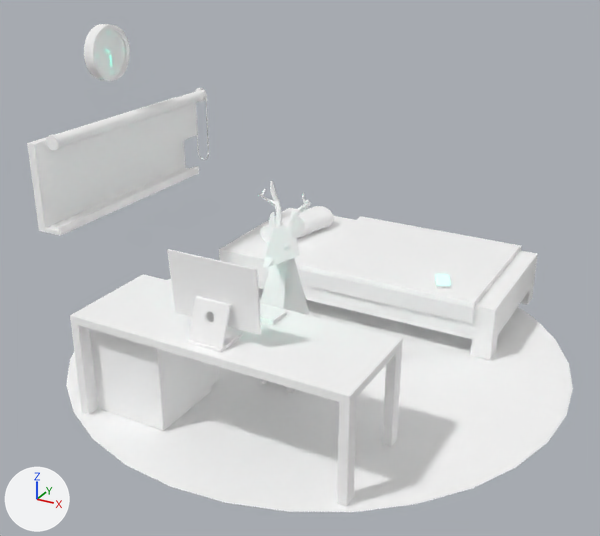
Before and after pictures for a commit that changed the glTF model images/bedroom.glb.
Both versions are drawn from a 50 mm camera at (18.5, -35.8, 22.6) aimed at (-0.3, -1.5, 5.4). The axes (+X, +Y, +Z) are drawn at lower left. The lights are the same throughout. Where no turn or scale is listed for an object, it has been applied to the vertices. Vertices at the same position are counted once.

The first picture shows 'bed', 'chair', 'clock', 'curtain lever', 'deer', 'desk', 'floor', 'keyboar', 'minute hand', 'pc', 'phone case', 'phone screen', 'window'.
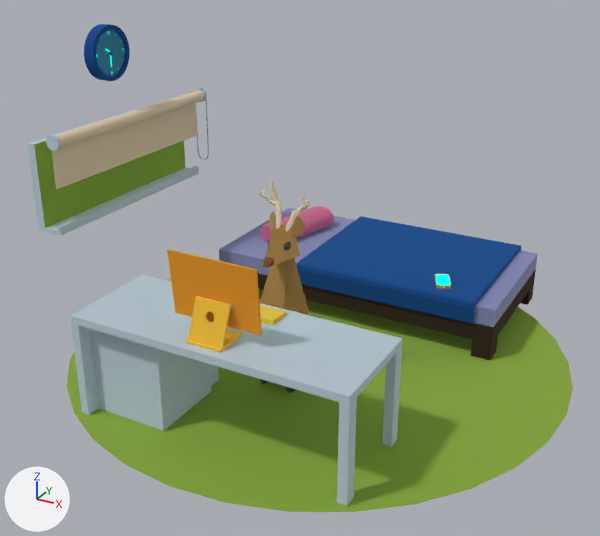
Scene script edits in JSON lines:
```json
{"op": "add", "block": "img_palette", "code": ["img_palette = load_image('palette', '_unpacked/palette', 256, 256, 'sRGB')"]}
{"op": "remove", "block": "mat_lowpoly", "code": "mat_lowpoly.base_color = (1.0, 1.0, 1.0)  # white #ffffff"}
{"op": "add", "block": "mat_lowpoly", "code": "mat_lowpoly.texture = img_palette"}
{"op": "add", "block": "mat_lowpoly_001", "code": "n3 = _N.new('ShaderNodeMix'); n3.name = 'Mix'"}
{"op": "add", "block": "mat_lowpoly_001", "code": "n3.data_type = 'RGBA'"}
{"op": "add", "block": "mat_lowpoly_001", "code": "n3.blend_type = 'MULTIPLY'"}
{"op": "add", "block": "mat_lowpoly_001", "code": "n3.inputs[0].default_value = 1.0  # 'Factor'"}
{"op": "add", "block": "mat_lowpoly_001", "code": "n4 = _N.new('ShaderNodeTexImage'); n4.name = 'Image Texture'"}
{"op": "add", "block": "mat_lowpoly_001", "code": "n4.image = img_palette"}
{"block": "mat_lowpoly_001", "where": "n2 = _N.new('ShaderNodeVertexColor'); n2.name = 'Color Attribute'"}
{"block": "mat_lowpoly_001", "where": "n0 = _N.new('ShaderNodeBsdfPrincipled'); n0.name = 'Principled BSDF'"}
{"op": "remove", "block": "mat_lowpoly_001", "code": "_L.new(n2.outputs[0], n0.inputs[0])  # 'Color' to 'Base Color'"}
{"op": "add", "block": "mat_lowpoly_001", "code": "_L.new(n3.outputs[2], n0.inputs[0])  # 'Result' to 'Base Color'"}
{"op": "add", "block": "mat_lowpoly_001", "code": "_L.new(n2.outputs[0], n3.inputs[7])  # 'Color' to 'B'"}
{"op": "add", "block": "mat_lowpoly_001", "code": "_L.new(n4.outputs[0], n3.inputs[6])  # 'Color' to 'A'"}
{"op": "set", "path": "mat_light.base_color", "old": "(1.0, 1.0, 1.0)", "new": "(0.0, 0.963, 1.0)", "note": "white #ffffff -> cyan #00fbff"}
{"block": "me_circle", "where": "me_circle.from_pydata(...)  # 32 vertices, 30 faces; spans x -13.5..13.5, y -13.5..13.5, z 0.0"}
{"block": "me_circle", "where": "# used by ob_floor; location = (0.0, 0.0, 0.0)"}
{"block": "me_circle", "change": "me_circle part 1: texture (UV) coordinates of 30 of 30 faces, centred in x -13.0..13.0, y -13.0..13.0, z 0.0, changed; they spanned u 0.85..0.96, v 0.65..0.76 and now span u 0.34..0.46, v 0.53..0.64"}
{"block": "me_window", "where": "me_window.from_pydata(...)  # 218 vertices, 410 faces; spans x -0.24..2.05, y -6.42..6.42, z -2.38..3.06"}
{"block": "me_window", "where": "# used by ob_window; location = (-13.3, 0.0, 8.99)"}
{"block": "me_window", "change": "me_window part 2: 2 of the faces centred in x 1.75..1.77, y 2.07, z 2.37..2.97 are now shaded smooth"}
{"block": "me_window", "change": "me_window part 3: texture (UV) coordinates of 4 of 410 faces, centred in x -0.24..0.24, y -2.08..2.08, z -0.79..0.79, changed; they spanned u 0.46..0.52, v 0.09..0.14 and now span u 0.39..0.44, v 0.54..0.59"}
{"block": "me_cylinder_002", "where": "me_cylinder_002.from_pydata(...)  # 322 vertices, 636 faces; spans x -0.25..0.39, y -1.5..1.5, z -1.5..1.5"}
{"block": "me_cylinder_002", "where": "# used by ob_clock; location = (-13.3, 0.0, 15.02)"}
{"block": "me_cylinder_002", "change": "me_cylinder_002 part 4: 49 of the faces centred in x -0.25..0.39, y -1.24..1.14, z -1.45..1.03 are now shaded smooth"}
{"op": "set", "path": "ob_charger", "old": "bpy.data.objects.new('charger', me_cube_004)", "new": "bpy.data.objects.new('charger', me_cube_005)"}
```

Where the change shows, as pixel boxes (x1, y1, x2, y2) in the pictures (600 x 536 px):
```json
{"object": "floor", "change": "surface changed", "before": [66, 279, 573, 512], "after": [66, 279, 573, 512], "on screen": "white to green"}
{"object": "desk", "change": "surface changed", "before": [70, 274, 403, 506], "after": [70, 274, 403, 506], "on screen": "white to grey"}
{"object": "bed", "change": "surface changed", "before": [219, 206, 538, 360], "after": [219, 206, 538, 360], "on screen": "white to blue"}
{"object": "window", "change": "surface changed, shading changed", "before": [27, 89, 207, 236], "after": [27, 89, 207, 236]}
{"object": "pc", "change": "surface changed", "before": [167, 249, 262, 353], "after": [167, 249, 262, 353], "on screen": "white to orange"}
{"object": "deer", "change": "surface changed", "before": [258, 181, 310, 315], "after": [258, 181, 310, 315], "on screen": "white to brown"}
{"object": "clock", "change": "surface changed, shading changed", "before": [84, 24, 130, 81], "after": [84, 24, 130, 81], "on screen": "grey to blue"}
{"object": "keyboar", "change": "surface changed", "before": [260, 305, 287, 326], "after": [260, 305, 287, 326], "on screen": "white to yellow"}
{"object": "phone screen", "change": "recoloured", "before": [436, 274, 451, 286], "after": [436, 274, 451, 286]}
{"object": "curtain lever", "change": "surface changed", "before": [196, 88, 209, 160], "after": [196, 88, 209, 160]}
{"object": "phone case", "change": "surface changed", "before": [435, 274, 451, 289], "after": [435, 274, 451, 289]}
{"object": "chair", "change": "surface changed", "before": [260, 314, 320, 393], "after": [260, 314, 320, 393]}
{"object": "minute hand", "change": "recoloured", "before": [110, 55, 112, 67], "after": [110, 55, 112, 67]}
{"part": 2, "of": "me_window", "change": "shading changed", "before": [72, 91, 200, 132], "after": [72, 91, 200, 132]}
{"part": 3, "of": "me_window", "change": "surface changed", "before": [34, 141, 185, 228], "after": [34, 141, 185, 228], "on screen": "grey to green"}
{"part": 4, "of": "me_cylinder_002", "change": "shading changed", "before": [86, 33, 129, 81], "after": [86, 33, 129, 81]}
```
